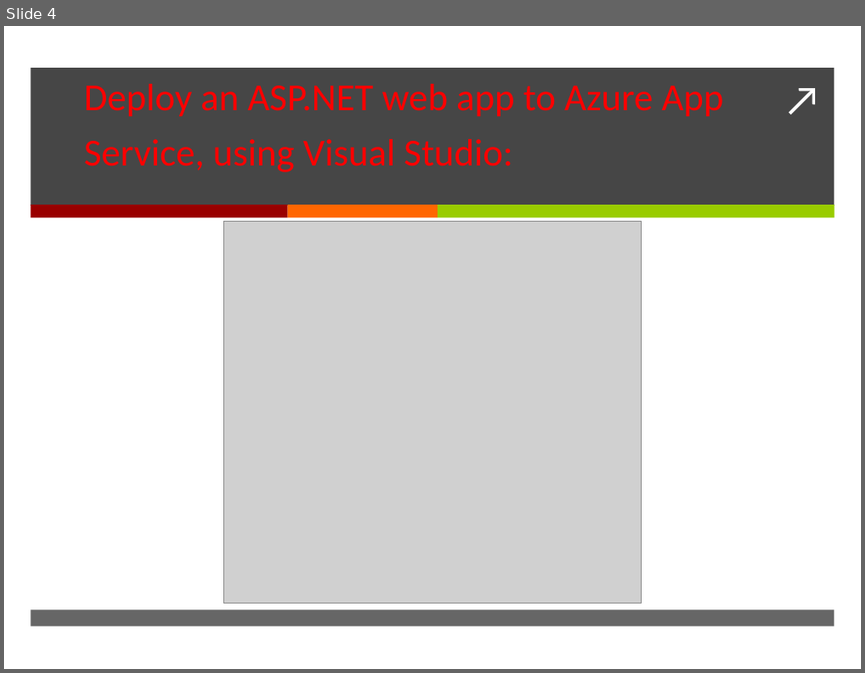
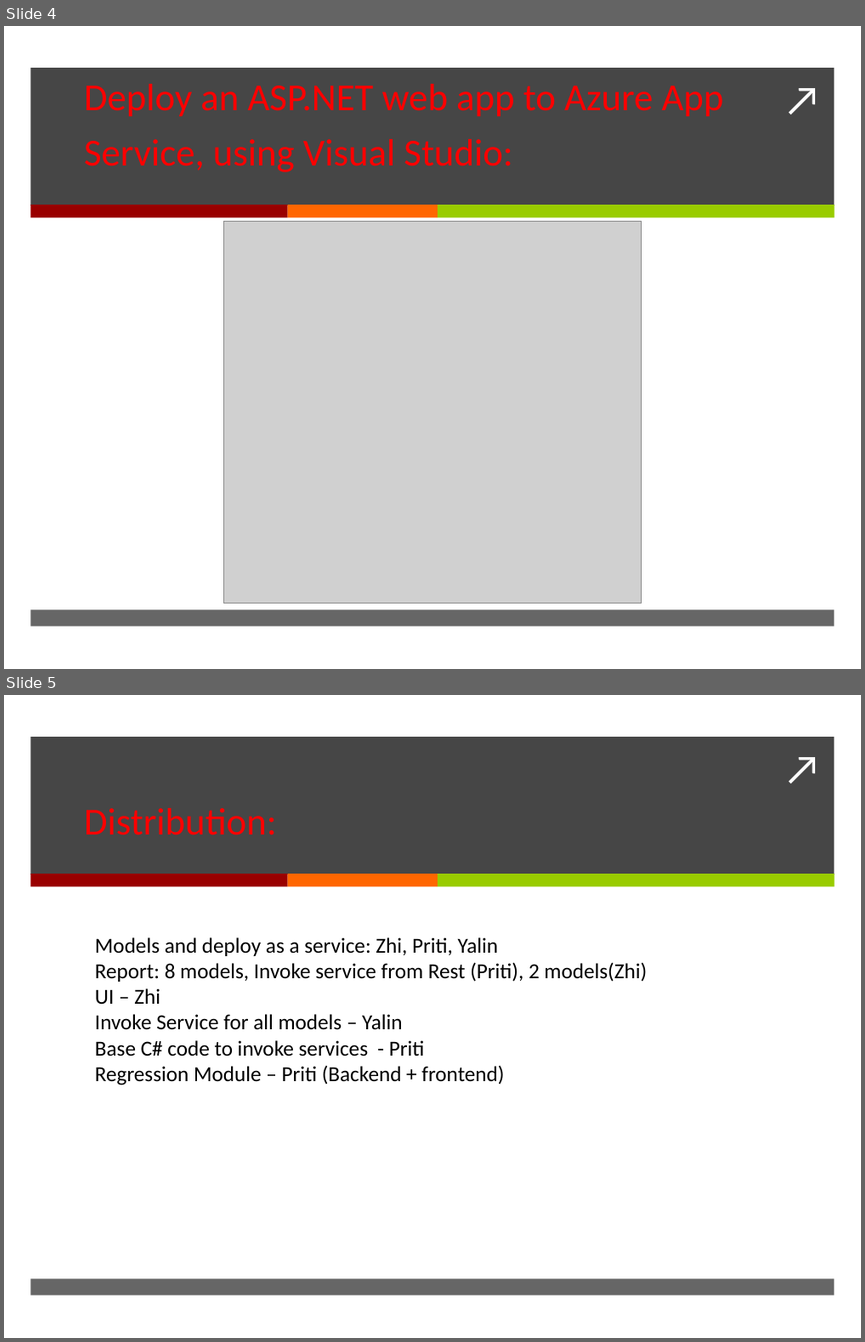
Before and after one commit to pagarwal123/Assignment-3, a slide deck: Team 12_Assignment-3.pptx. Shown one above the other, each under a label of ours: slide 4 before the commit, slides 4 and 5 after it. The pictures are 865x673 and 865x1342 pixels, drawn with LibreOffice and Linux fonts; fonts in the diff are those of the drawing; grey boxes stand for pictures. Boxes give left, top, right and bottom in pixels: in the first picture for what was removed or moved away, otherwise in the second. Text is boxed around its words. In the diff, an @@ line names an element or a change of style, - is before the commit and + after.

Commit message:
ppt

```diff
--- a/Team 12_Assignment-3.pptx
+++ b/Team 12_Assignment-3.pptx
@@ slide 5 added at bbox=[4, 695, 861, 1338], background #FFFFFF; not listed: 6 template elements that a slide beside it also shows @@
@@ title added at bbox=[84, 808, 277, 835], 32 pt, text #FF0000 @@
+Distribution:
@@ text added at bbox=[95, 937, 647, 1085], 18 pt, text #000000 @@
+Models and deploy as a service: Zhi, Priti, Yalin
+Report: 8 models, Invoke service from Rest (Priti), 2 models(Zhi)
+UI – Zhi
+Invoke Service for all models – Yalin
+Base C# code to invoke services - Priti
+Regression Module – Priti (Backend + frontend)
```
